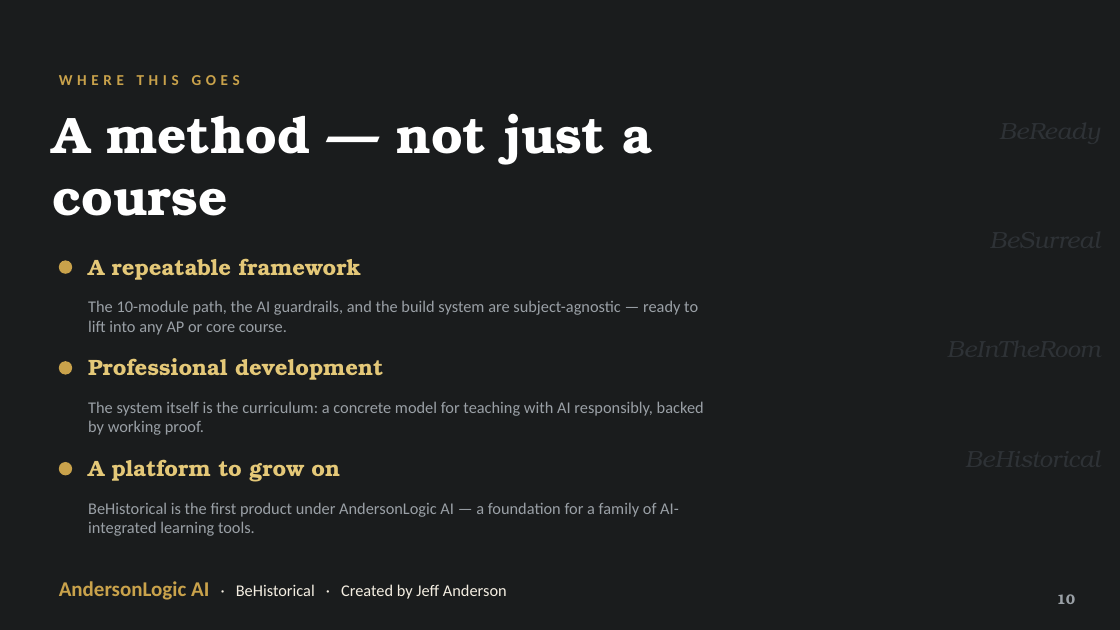
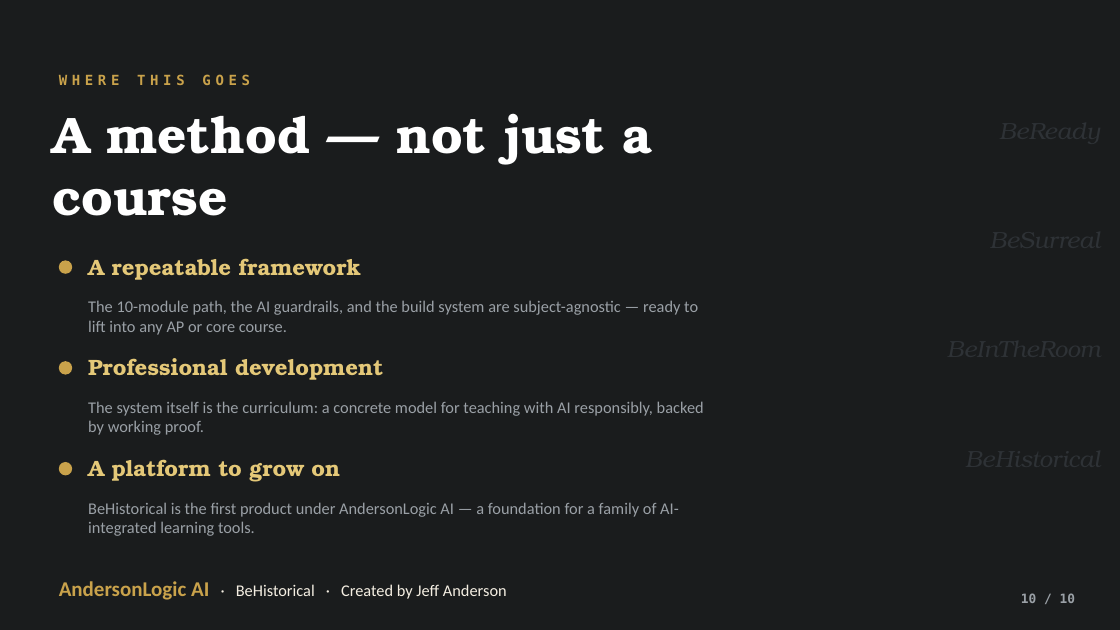
Before and after one commit to JeffAndersonLogic/ap-world-history, a slide deck: slide 10 of pitch/BeHistorical-AndersonLogic-AI.pptx. Drawn at 1120x630 pixels with LibreOffice and Linux fonts; fonts in the diff are those of the drawing. Boxes give left, top, right and bottom in pixels: in the first picture for what was removed or moved away, otherwise in the second. Text is boxed around its words. In the diff, an @@ line names an element or a change of style, - is before the commit and + after.

```diff
--- a/pitch/BeHistorical-AndersonLogic-AI.pptx
+++ b/pitch/BeHistorical-AndersonLogic-AI.pptx
@@ text "WHERE THIS GOES" at (59,74,250,85): size 13 to 12 pt, font Calibri to DejaVu Sans Mono @@
@@ text at (1021,593,1075,603): text changed; size 12 to 11 pt; font TeX Gyre Bonum to DejaVu Sans Mono @@
-10
+10 / 10
```
Also in this commit, not shown: 9 other slides changed, 5 other files.
